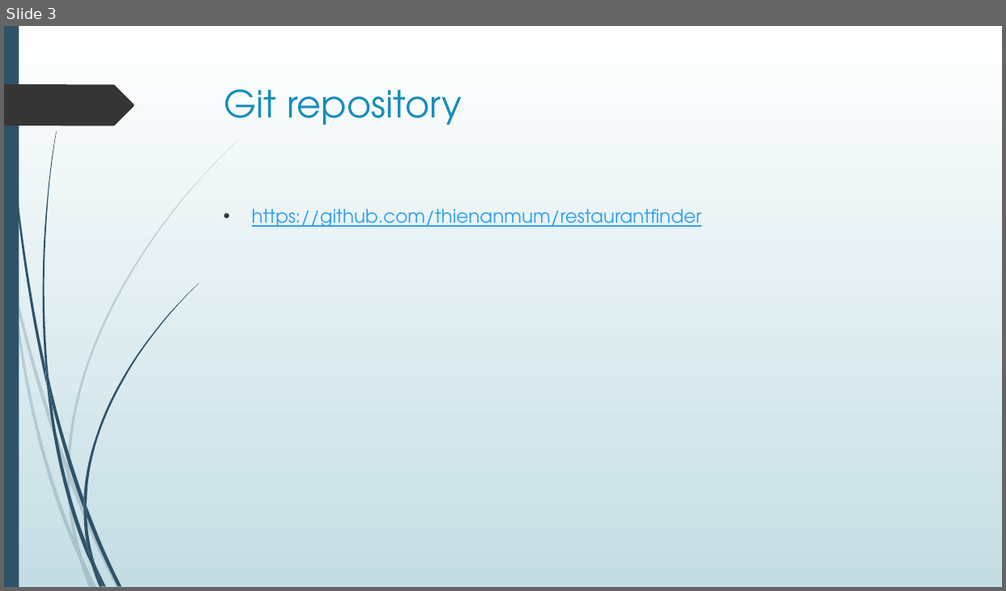
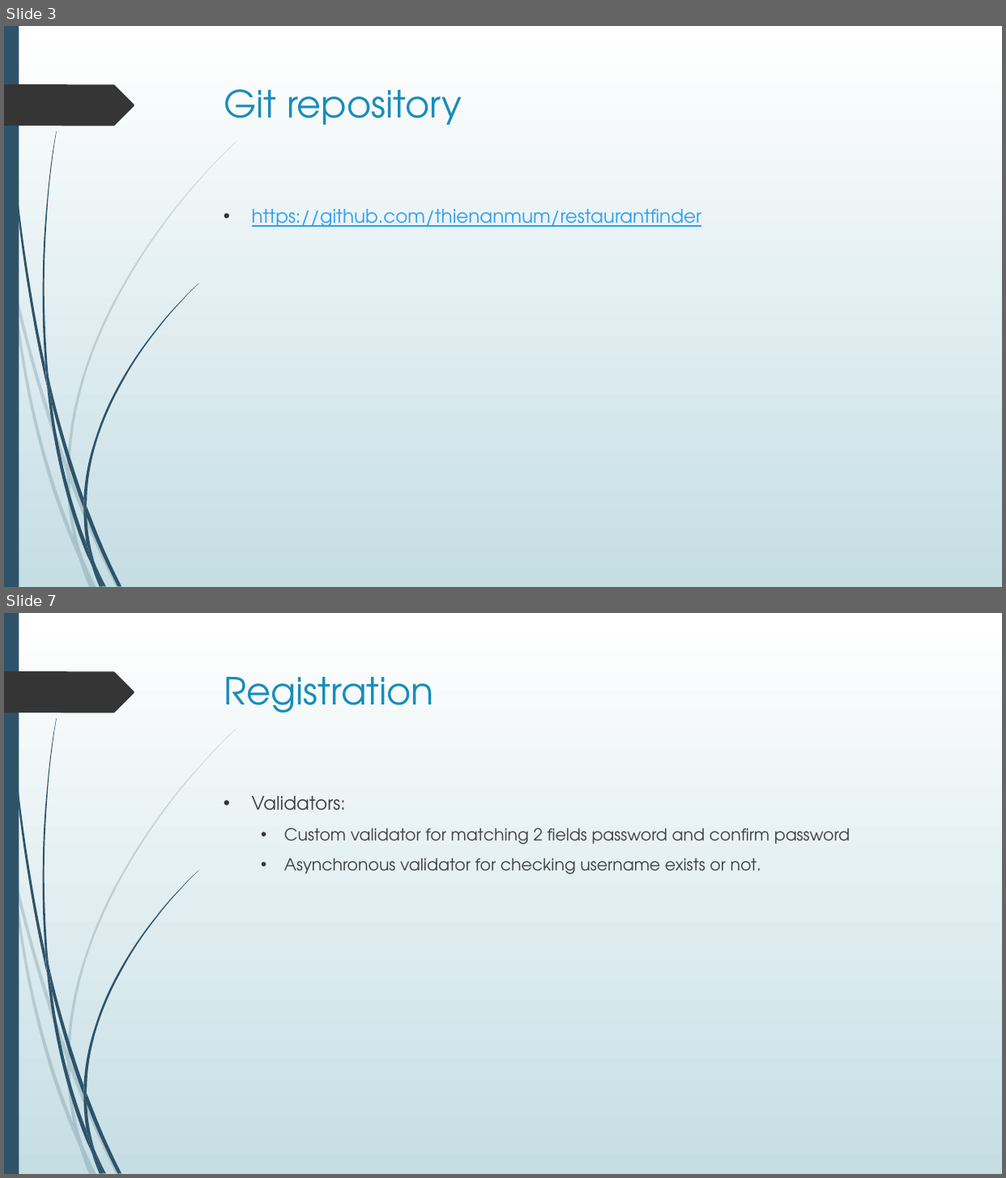
Before and after one commit to thienanmum/restaurantfinder, a slide deck: docs/RestaurantFinder.pptx. Shown one above the other, each under a label of ours: slide 3 before the commit, slides 3 and 7 after it; the slides between them are not shown. The pictures are 1006x591 and 1006x1178 pixels, drawn with LibreOffice and Linux fonts; fonts in the diff are those of the drawing. Boxes give left, top, right and bottom in pixels: in the first picture for what was removed or moved away, otherwise in the second. Text is boxed around its words. In the diff, an @@ line names an element or a change of style, - is before the commit and + after.

Commit message:
add slide for login and registration

```diff
--- a/docs/RestaurantFinder.pptx
+++ b/docs/RestaurantFinder.pptx
@@ slide 7 added at (4,613,1002,1174), background gradient #FFFFFF to #C5DEE5; not listed: 24 template elements that a slide beside it also shows @@
@@ title added at (224,677,434,713), 36 pt, text #178DBB @@
+Registration
@@ text added at (252,796,850,875), 16 pt, text #404040 @@
+• Validators:
+  • Custom validator for matching 2 fields password and confirm password
+  • Asynchronous validator for checking username exists or not.
```
Also in this commit, not shown: 2 slides changed, 3 other slides added, 2 slides removed.
